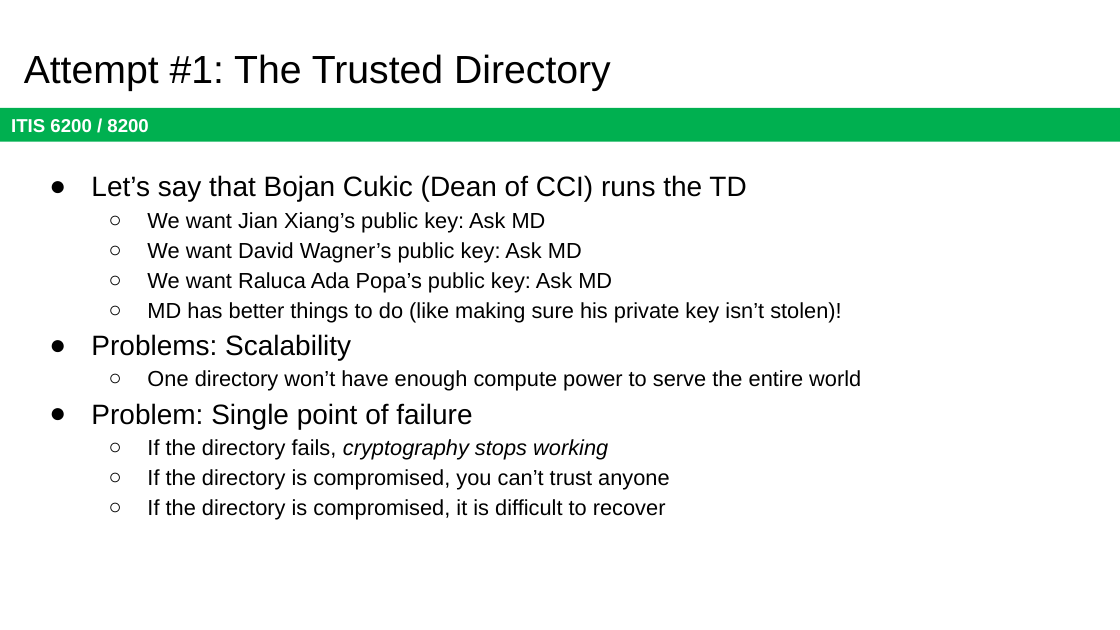
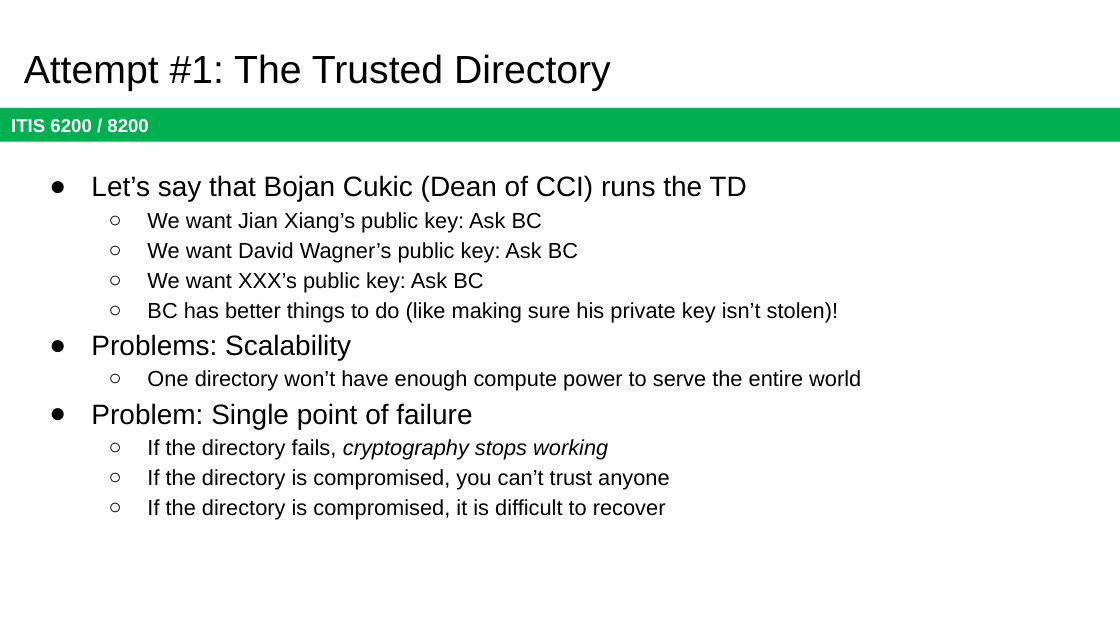
Before and after one commit to jx5c/github.io, a slide deck: slide 12 of teaching/ITIS6200/2023fa/lectures/lec07.pptx. Drawn at 1120x630 pixels with LibreOffice and Linux fonts; fonts in the diff are those of the drawing. Boxes give left, top, right and bottom in pixels: in the first picture for what was removed or moved away, otherwise in the second. Text is boxed around its words. In the diff, an @@ line names an element or a change of style, - is before the commit and + after.

```diff
--- a/teaching/ITIS6200/2023fa/lectures/lec07.pptx
+++ b/teaching/ITIS6200/2023fa/lectures/lec07.pptx
@@ text at bbox=[147, 212, 838, 323]: text changed @@
-  ○ We want Jian Xiang’s public key: Ask MD
-  ○ We want David Wagner’s public key: Ask MD
-  ○ We want Raluca Ada Popa’s public key: Ask MD
-  ○ MD has better things to do (like making sure his private key isn’t stolen)!
+  ○ We want Jian Xiang’s public key: Ask BC
+  ○ We want David Wagner’s public key: Ask BC
+  ○ We want XXX’s public key: Ask BC
+  ○ BC has better things to do (like making sure his private key isn’t stolen)!
```
Also in this commit, not shown: 10 other slides changed, 1 slide removed, 4 other files.
